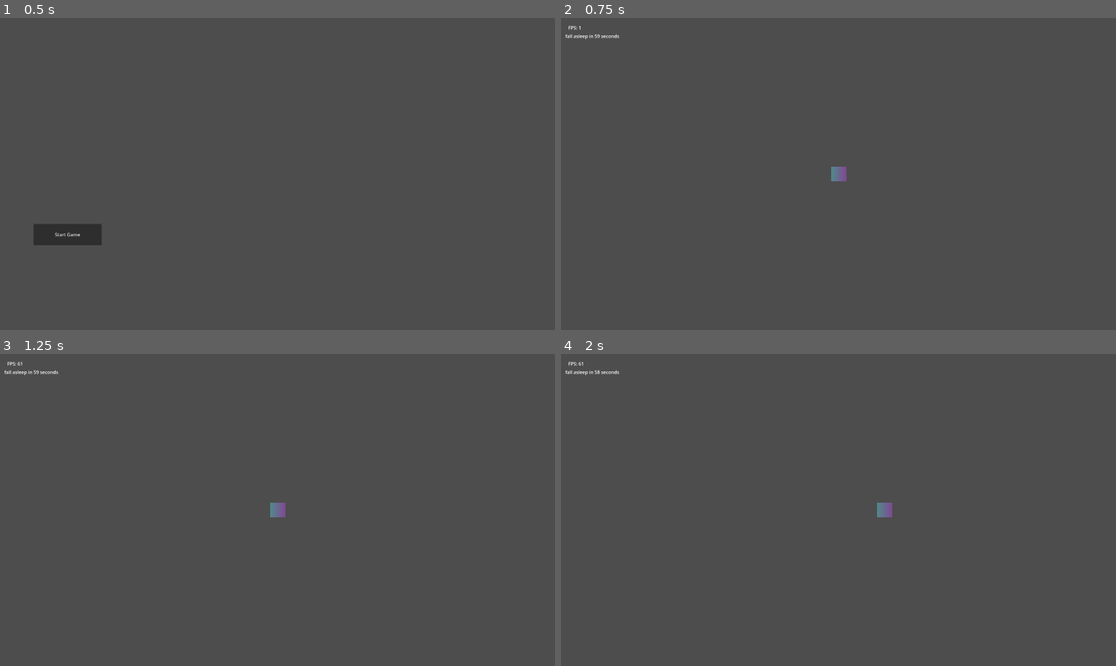
Above: before the commit, frames 1-4 (two rows, left to right).
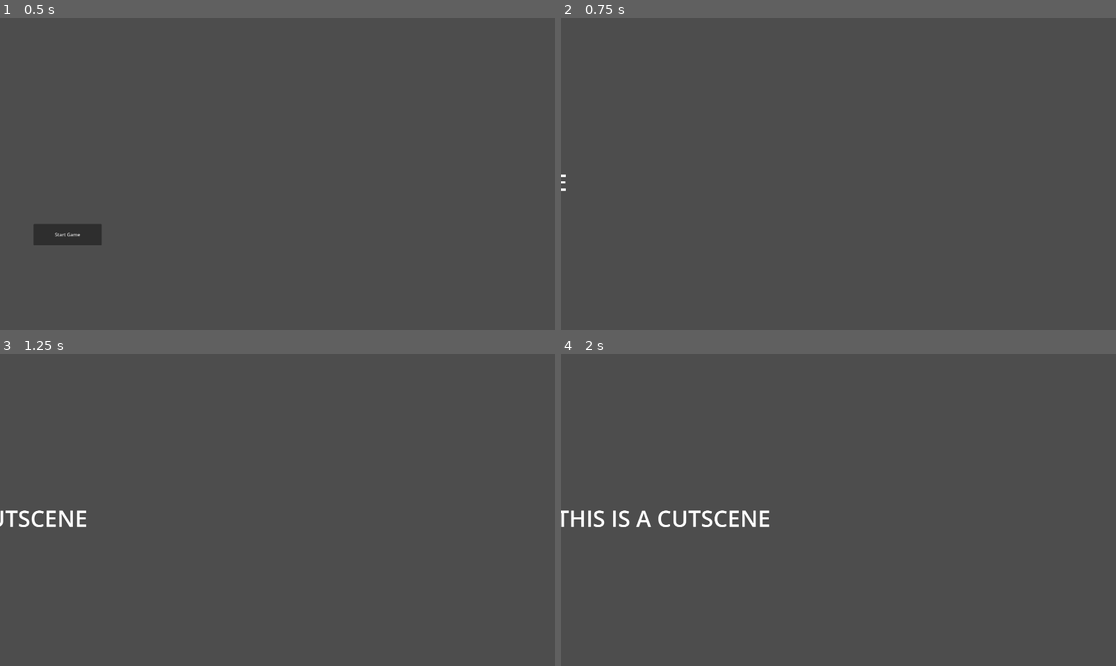
Above: after the commit, the same moments.

Repository: PatrikS24/GMTK26
Game: Godot game, scene res://state/main_state.tscn
Two runs of this game, one before a commit and one after it. Both use one fixed random seed, a clock stepped at 60 frames per second and the inputs below.
Inputs:
- Up to frame 1 (0.5 s): no input
- Up to frame 2 (0.75 s): click "Start Game" at 0.5 s
- Up to frame 3 (1.25 s): no input
- Up to frame 4 (2 s): hold Right (ui_right) from 1.28 s (still down)

Frame 1 is identical in both runs. In frame 2, 0.2% of the frame differs, in the area x 0-52%, y 2-56%; in frame 3, 0.6%; in frame 4, 1.0%, in the area x 0-60%, y 2-56%.

Commit message:
cutscene

Diff:
--- a/attacks/attack_manager.tscn
+++ b/attacks/attack_manager.tscn
@@ -13,7 +13,7 @@
 manager = NodePath("../..")
 
 [node name="DoNewAttackTimer" type="Timer" parent="." unique_id=478730614]
-wait_time = 5.676
+wait_time = 5.0
 autostart = true
 
 [connection signal="timeout" from="DoNewAttackTimer" to="." method="_on_do_new_attack_timer_timeout"]
--- a/attacks/base_attack.gd
+++ b/attacks/base_attack.gd
@@ -3,8 +3,6 @@
 
 @export var manager: AttackManager
 @export var weapon_type: PackedScene
-
-@onready var start_attack_timer: Timer = $StartAttackTimer
 
 @export var weapons_per_attack: int = 5
 
--- /dev/null
+++ b/state/cutscene_player.gd
@@ -0,0 +1,9 @@
+class_name CutscenePlayer extends Control
+
+@onready var animation_player: AnimationPlayer = $AnimationPlayer
+
+func play_cutscene():
+	animation_player.play("cutscene")
+
+func go_to_ingame():
+	MainState.set_game_state(MainState.GameState.IN_GAME)
--- a/state/main_state.gd
+++ b/state/main_state.gd
@@ -23,7 +23,6 @@
 func _to_cut_scene():
 	state = GameState.CUTSCENE
 	onCutScene.emit()
-	set_game_state(GameState.IN_GAME)
 
 func _to_in_game():
 	state = GameState.IN_GAME
--- a/state/main_state.tscn
+++ b/state/main_state.tscn
@@ -7,9 +7,62 @@
 [ext_resource type="Script" uid="uid://42p3hvk6sgtq" path="res://state/fps_label.gd" id="4_r0e75"]
 [ext_resource type="Script" uid="uid://du3iuj0qwfo0p" path="res://state/time_left_label.gd" id="5_m4jtw"]
 [ext_resource type="Script" uid="uid://x5iopploffcn" path="res://state/main_menu.gd" id="7_y8htd"]
+[ext_resource type="Script" uid="uid://vuhiilaydigk" path="res://state/cutscene_player.gd" id="8_ovehu"]
 
-[node name="StateManager" type="Node2D" unique_id=732972189]
+[sub_resource type="Animation" id="Animation_qp3ij"]
+length = 0.001
+tracks/0/type = "value"
+tracks/0/imported = false
+tracks/0/enabled = true
+tracks/0/path = NodePath("CanvasLayer/Node2D:position")
+tracks/0/interp = 1
+tracks/0/loop_wrap = true
+tracks/0/keys = {
+"times": PackedFloat32Array(0),
+"transitions": PackedFloat32Array(1),
+"update": 0,
+"values": [Vector2(-813, 514)]
+}
+
+[sub_resource type="Animation" id="Animation_y8htd"]
+resource_name = "cutscene"
+length = 5.0
+tracks/0/type = "value"
+tracks/0/imported = false
+tracks/0/enabled = true
+tracks/0/path = NodePath("CanvasLayer/Node2D:position")
+tracks/0/interp = 1
+tracks/0/loop_wrap = true
+tracks/0/keys = {
+"times": PackedFloat32Array(0, 5),
+"transitions": PackedFloat32Array(1, 1),
+"update": 0,
+"values": [Vector2(-813, 514), Vector2(2000, 514)]
+}
+tracks/1/type = "method"
+tracks/1/imported = false
+tracks/1/enabled = true
+tracks/1/path = NodePath(".")
+tracks/1/interp = 1
+tracks/1/loop_wrap = true
+tracks/1/keys = {
+"times": PackedFloat32Array(5),
+"transitions": PackedFloat32Array(1),
+"values": [{
+"args": [],
+"method": &"go_to_ingame"
+}]
+}
+
+[sub_resource type="AnimationLibrary" id="AnimationLibrary_ovehu"]
+_data = {
+&"RESET": SubResource("Animation_qp3ij"),
+&"cutscene": SubResource("Animation_y8htd")
+}
+
+[node name="StateManager" type="Node" unique_id=1031891976 node_paths=PackedStringArray("attack_manager")]
 script = ExtResource("1_omdrj")
+attack_manager = NodePath("Game/AttackManager")
 
 [node name="Game" type="Node2D" parent="." unique_id=56930394]
 
@@ -72,3 +125,22 @@
 offset_bottom = 74.0
 script = ExtResource("5_m4jtw")
 player = NodePath("../../../../Game/Player")
+
+[node name="Cutscene" type="Control" parent="." unique_id=2146850898]
+layout_mode = 3
+anchors_preset = 0
+script = ExtResource("8_ovehu")
+
+[node name="AnimationPlayer" type="AnimationPlayer" parent="Cutscene" unique_id=808014244]
+libraries/ = SubResource("AnimationLibrary_ovehu")
+
+[node name="CanvasLayer" type="CanvasLayer" parent="Cutscene" unique_id=1769544555]
+
+[node name="Node2D" type="Node2D" parent="Cutscene/CanvasLayer" unique_id=128988696]
+position = Vector2(-813, 514)
+
+[node name="Label" type="Label" parent="Cutscene/CanvasLayer/Node2D" unique_id=1986754732]
+offset_right = 740.0
+offset_bottom = 156.0
+theme_override_font_sizes/font_size = 78
+text = "THIS IS A CUTSCENE"
--- a/state/state_manager.gd
+++ b/state/state_manager.gd
@@ -1,10 +1,11 @@
-extends Node2D
+extends Node
 
 @onready var game: Node2D = $Game
 @onready var main_menu: Control = $UI/CanvasLayer/MainMenu
 @onready var hud: Control = $UI/CanvasLayer/HUD
+@onready var cutscene: CutscenePlayer = $Cutscene
 
-
+@export var attack_manager: AttackManager
 
 func _ready() -> void:
 	MainState.onCutScene.connect(on_cutscene)
@@ -16,13 +17,18 @@
 	game.visible = false
 	hud.visible = false
 	main_menu.visible = true
+	cutscene.visible = false
 
 func on_cutscene():
 	game.visible = false
 	hud.visible = false
 	main_menu.visible = false
+	cutscene.visible = true
+	cutscene.play_cutscene()
 
 func on_in_game():
 	game.visible = true
 	hud.visible = true
 	main_menu.visible = false
+	cutscene.visible = false
+	attack_manager.start_spawning()
Not shown, added: state/cutscene_player.gd.uid
